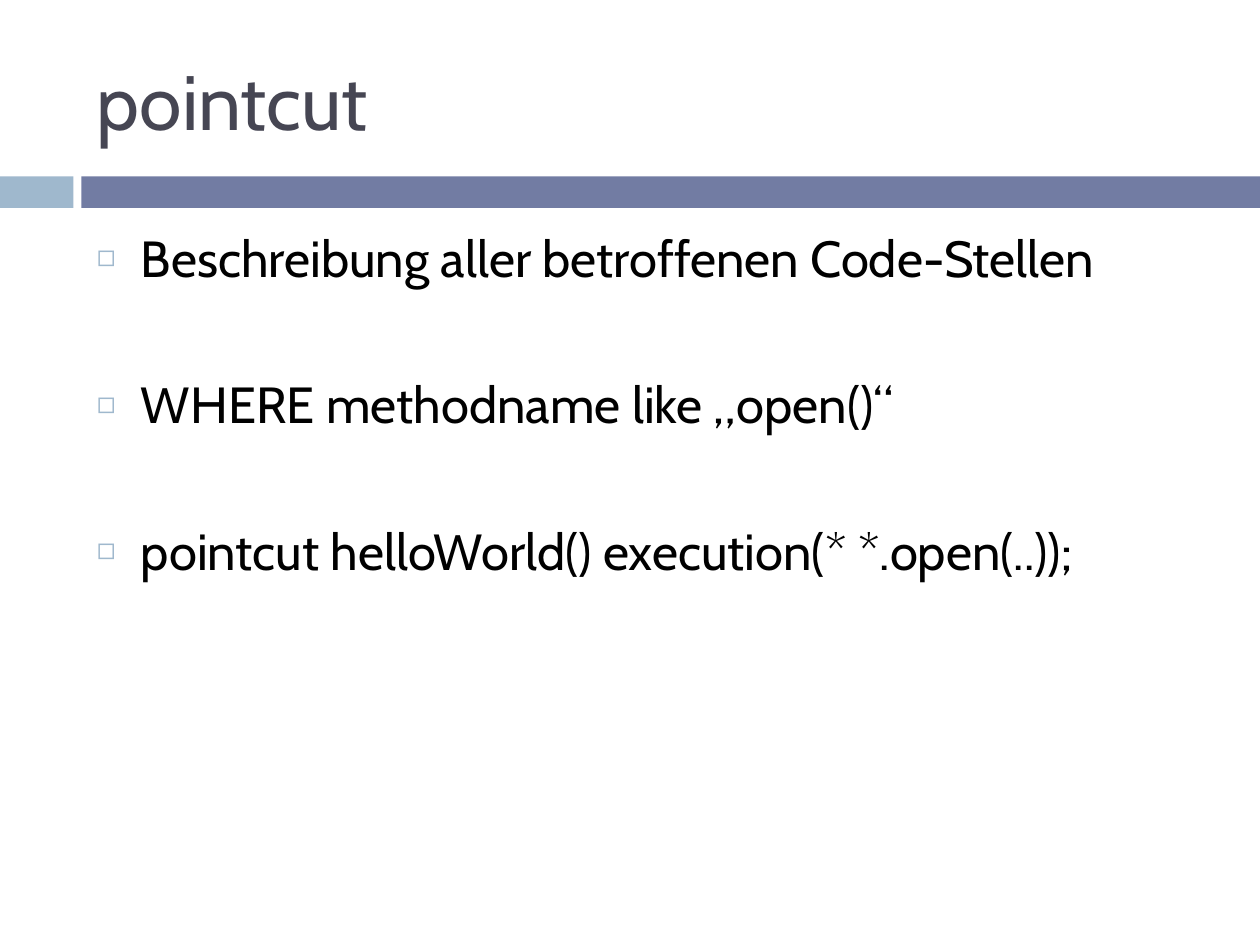
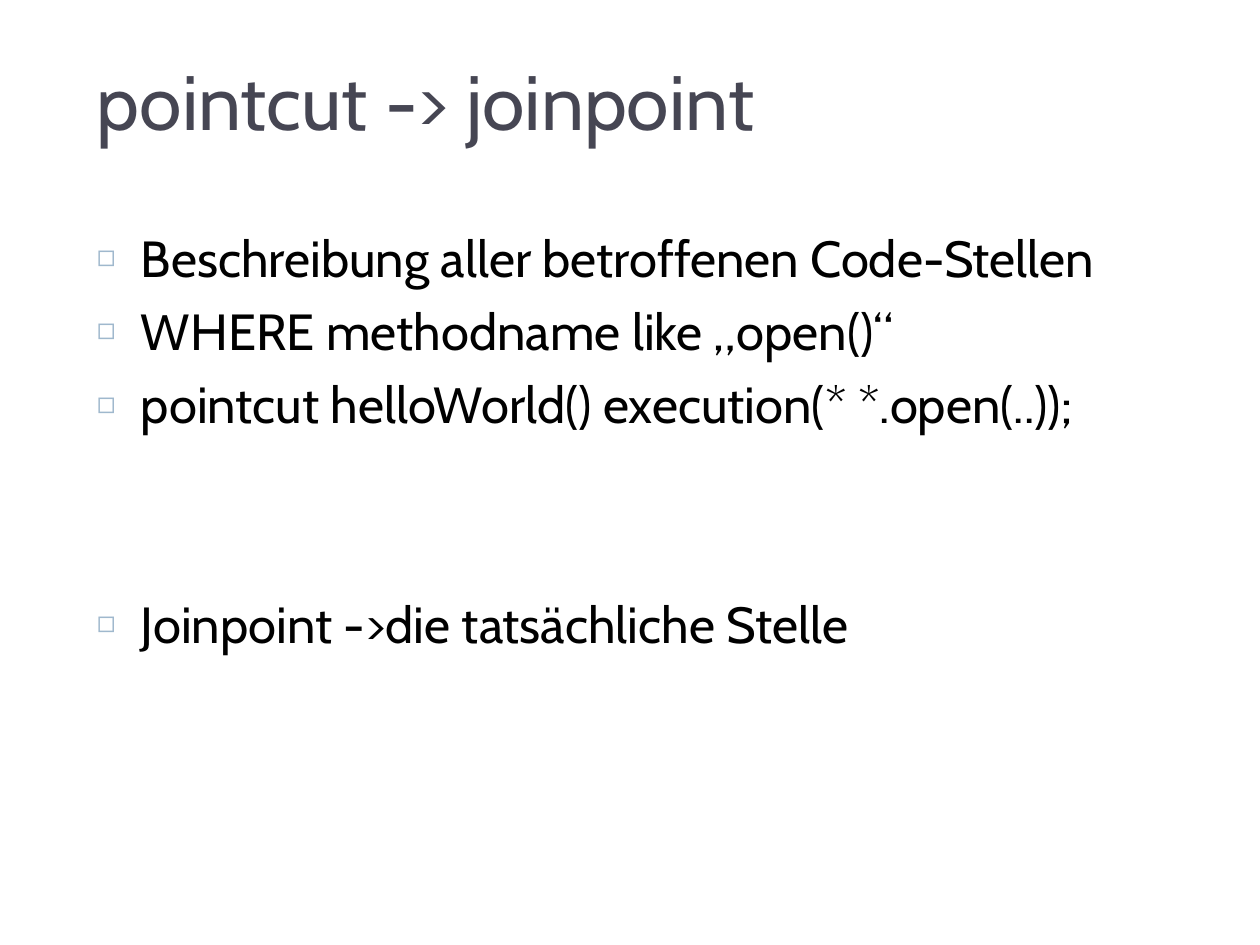
Before and after one commit to RainerW/sdc2012, a slide deck: slide 8 of presentation/aop.pptm. Drawn at 1260x945 pixels with LibreOffice and Linux fonts; fonts in the diff are those of the drawing; background and template pictures are left out. Boxes give left, top, right and bottom in pixels: in the first picture for what was removed or moved away, otherwise in the second. Text is boxed around its words. In the diff, an @@ line names an element or a change of style, - is before the commit and + after.

```diff
--- a/presentation/aop.pptm
+++ b/presentation/aop.pptm
@@ title at [97, 76, 754, 147]: text changed @@
-pointcut
+pointcut -> joinpoint
@@ rectangle removed at [0, 176, 73, 208] @@
@@ rectangle added at [0, 165, 1260, 214], fill #FFFFFF, outline #FFFFFF 1.5 pt @@
@@ text at [141, 605, 849, 654]: paragraph added @@
+◻ Joinpoint ->die tatsächliche Stelle
```
Also in this commit, not shown: 17 other slides changed, 1 slide added, 3 slides removed.
